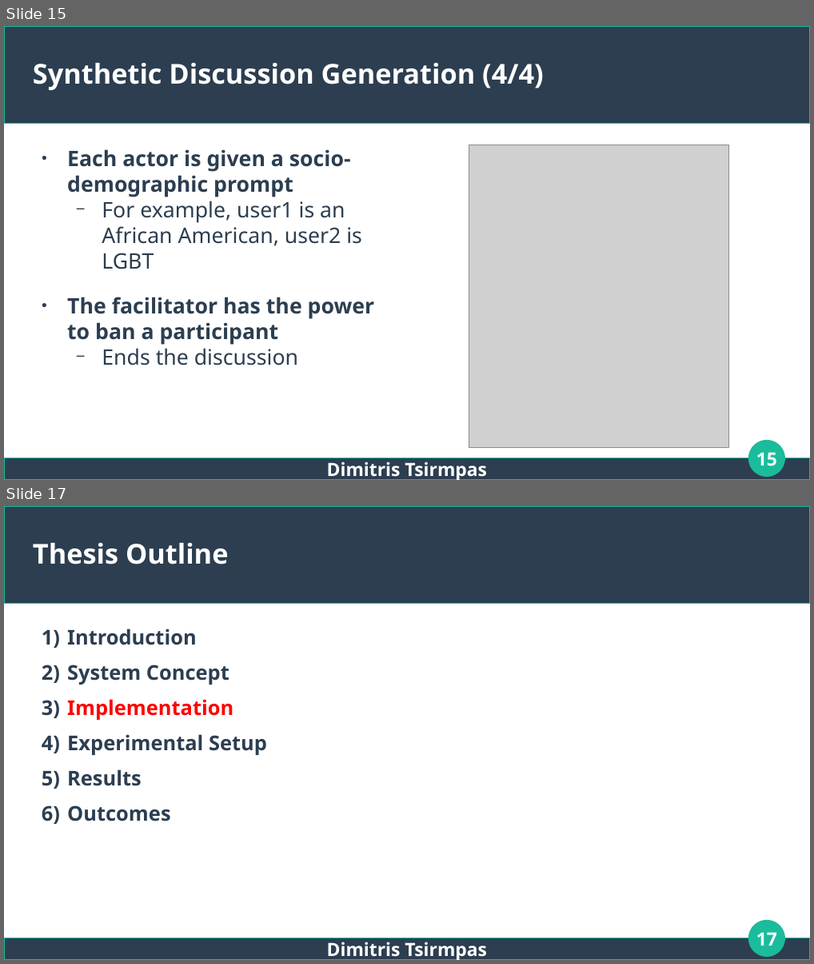
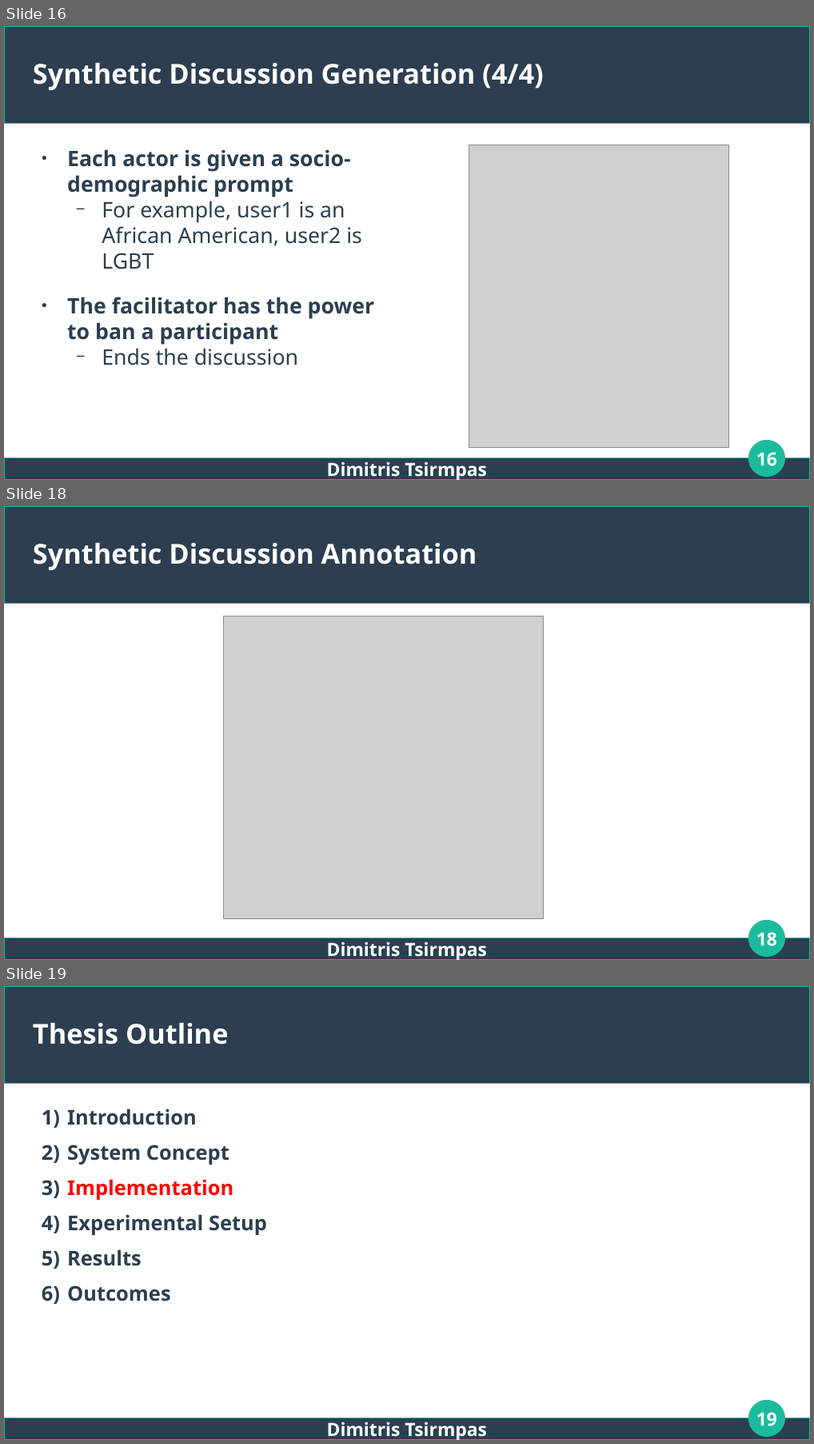
Before and after one commit to dimits-ts/llm_moderation_research, a slide deck: presentations/thesis.odp. Shown one above the other, each under a label of ours: slides 15 and 17 before the commit, slides 16, 18 and 19 after it; the slides between them are not shown. The pictures are 814x964 and 814x1444 pixels, drawn with LibreOffice and Linux fonts; fonts in the diff are those of the drawing; grey boxes stand for pictures. Boxes give left, top, right and bottom in pixels: in the first picture for what was removed or moved away, otherwise in the second. Text is boxed around its words. In the diff, an @@ line names an element or a change of style, - is before the commit and + after.

```diff
--- a/presentations/thesis.odp
+++ b/presentations/thesis.odp
@@ slide 18 added at (4, 506, 810, 960), background #FFFFFF; not listed: 3 template elements that a slide beside it also shows @@
@@ title added at (33, 543, 478, 571), 27 pt, text #FFFFFF, bold @@
+Synthetic Discussion Annotation
@@ picture added at (223, 616, 544, 918) @@
@@ page number added at (757, 932, 778, 946), 18 pt, text #FFFFFF, bold @@
+18
@@ text added at (327, 941, 487, 960), 18 pt, text #FFFFFF, bold @@
+Dimitris Tsirmpas
@@ what was slide 15 is now slide 16 @@
@@ page number at (757, 452, 778, 466): text changed @@
-15
+16
@@ what was slide 17 is now slide 19 @@
@@ page number at (757, 1412, 778, 1426): text changed @@
-17
+19
```
Also in this commit, not shown: 6 slides changed, 1 other slide added.
